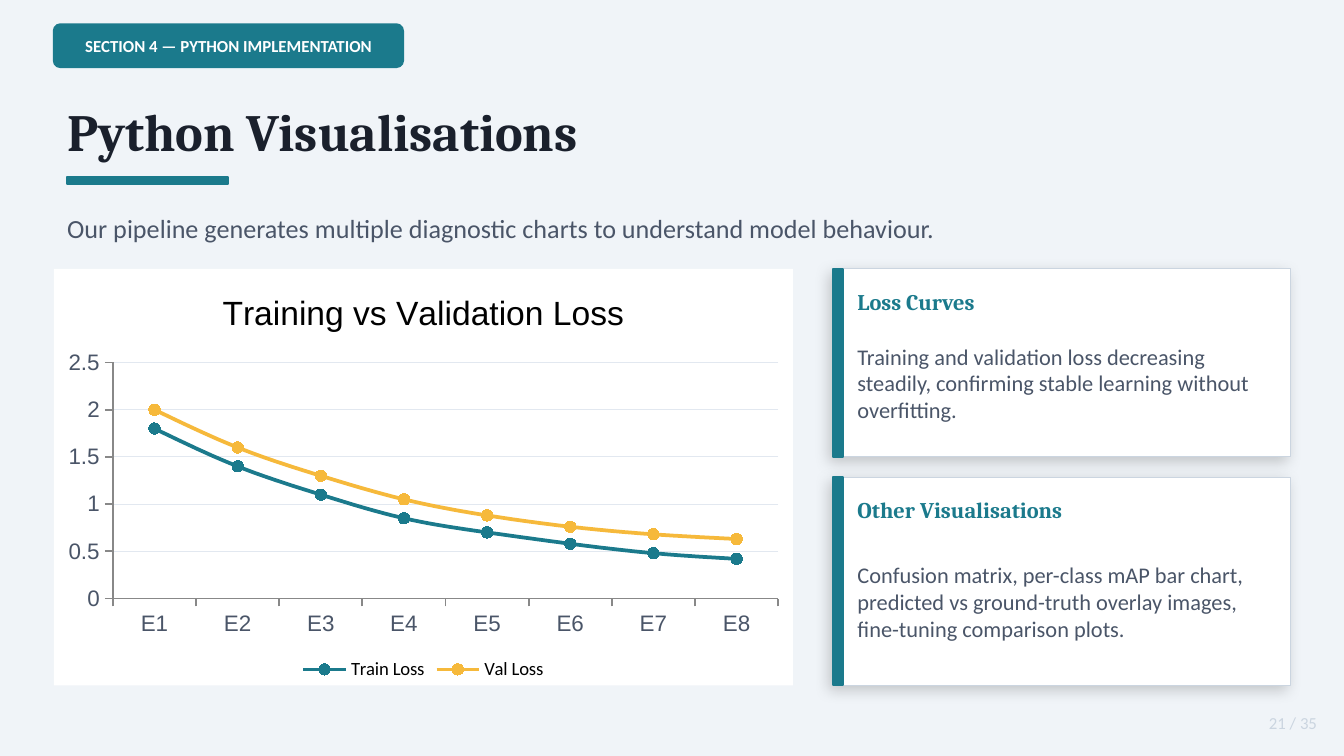
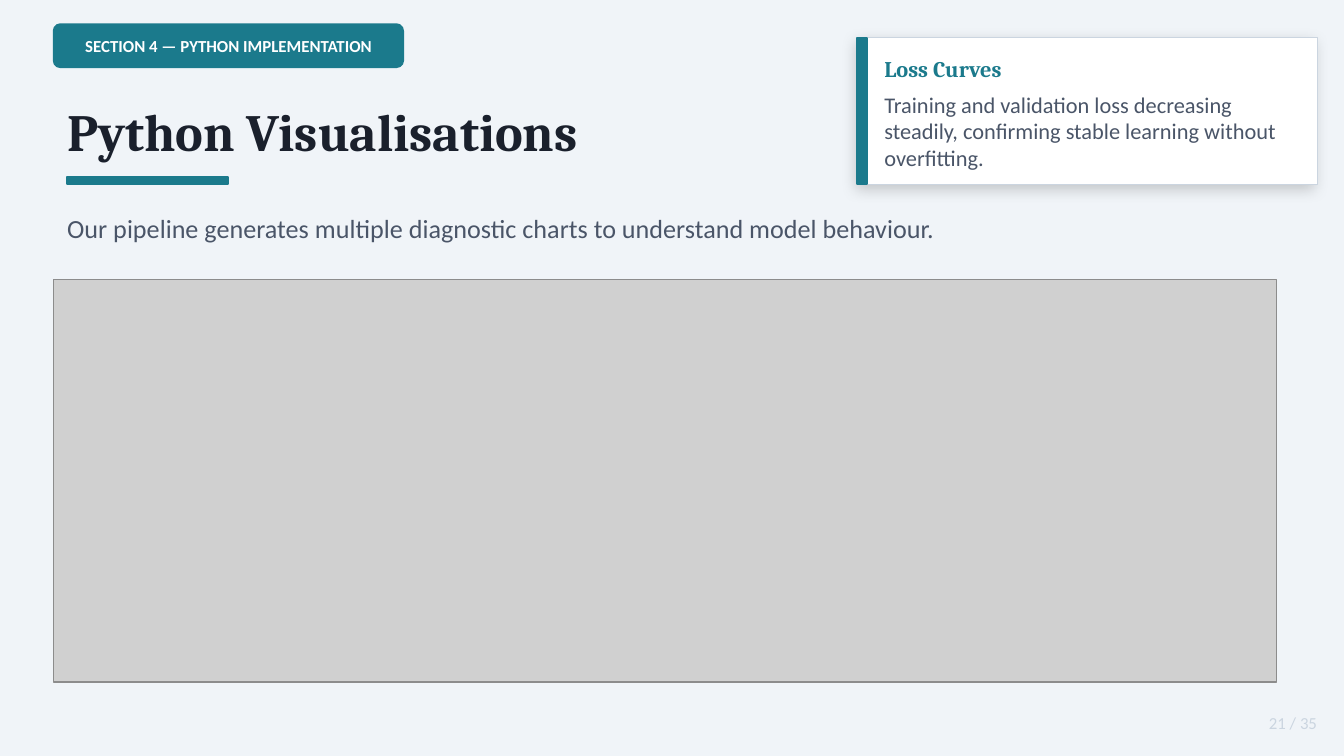
Before and after one commit to KumbiraiShonhiwa/3D-ResNet-With-Temporal-Feature-Stacking-and-LSTM, a slide deck: slide 21 of docs/KITTI_ML_Presentation.pptx. Drawn at 1344x756 pixels with LibreOffice and Linux fonts; fonts in the diff are those of the drawing; grey boxes stand for pictures. Boxes give left, top, right and bottom in pixels: in the first picture for what was removed or moved away, otherwise in the second. Text is boxed around its words. In the diff, an @@ line names an element or a change of style, - is before the commit and + after.

Commit message:
Cleaned up the notebook, Updated presentation slides and add visualisations to docs folder

```diff
--- a/docs/KITTI_ML_Presentation.pptx
+++ b/docs/KITTI_ML_Presentation.pptx
@@ rectangle: place and size @@
-rectangle at [833,269,843,457]
+rectangle at [857,38,867,184]
@@ rectangle: place and size @@
-rectangle at [833,269,1290,457]
+rectangle at [860,38,1317,184]
@@ text "Loss Curves": place and size @@
-text "Loss Curves" at [857,295,974,311]
+text "Loss Curves" at [884,62,1001,78]
@@ text "Training and validation loss decreasing ...": place and size @@
-text "Training and validation loss decreasing ..." at [857,349,1248,422]
+text "Training and validation loss decreasing ..." at [884,97,1275,170]
@@ line chart removed at [54,269,793,685] @@
-title "Training vs Validation Loss"
-categories: E1, E2, E3, E4, E5, E6, E7, E8
-Train Loss: 1.8, 1.4, 1.1, 0.85, 0.7, 0.58, 0.48, 0.42
-Val Loss: 2, 1.6, 1.3, 1.05, 0.88, 0.76, 0.68, 0.63
@@ picture added at [54,280,1277,681] @@
@@ rectangle removed at [833,477,1290,685] @@
@@ rectangle removed at [833,477,843,685] @@
@@ text removed at [857,502,1062,519] @@
-Other Visualisations
@@ text removed at [857,567,1243,641] @@
-Confusion matrix, per-class mAP bar chart, predicted vs ground-truth overlay images, fine-tuning comparison plots.
```
Also in this commit, not shown: 8 other slides changed, 4 slides added, 1 slide removed, 5 other files.
